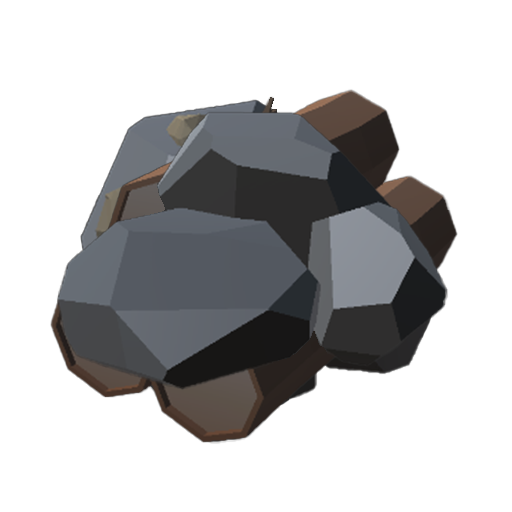
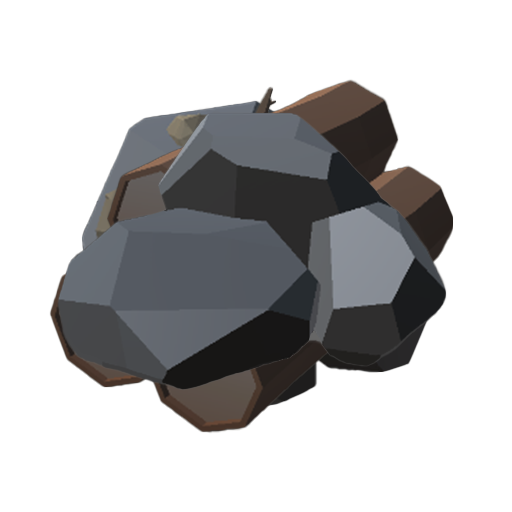
Comparing the layer stacks of the two 512 × 512 images. Changes:
painted on "RockPile" over bbox(56, 110, 449, 391)
painted on "LogPile" over bbox(49, 79, 458, 444)
painted on "OrePile" over bbox(80, 99, 432, 412)
